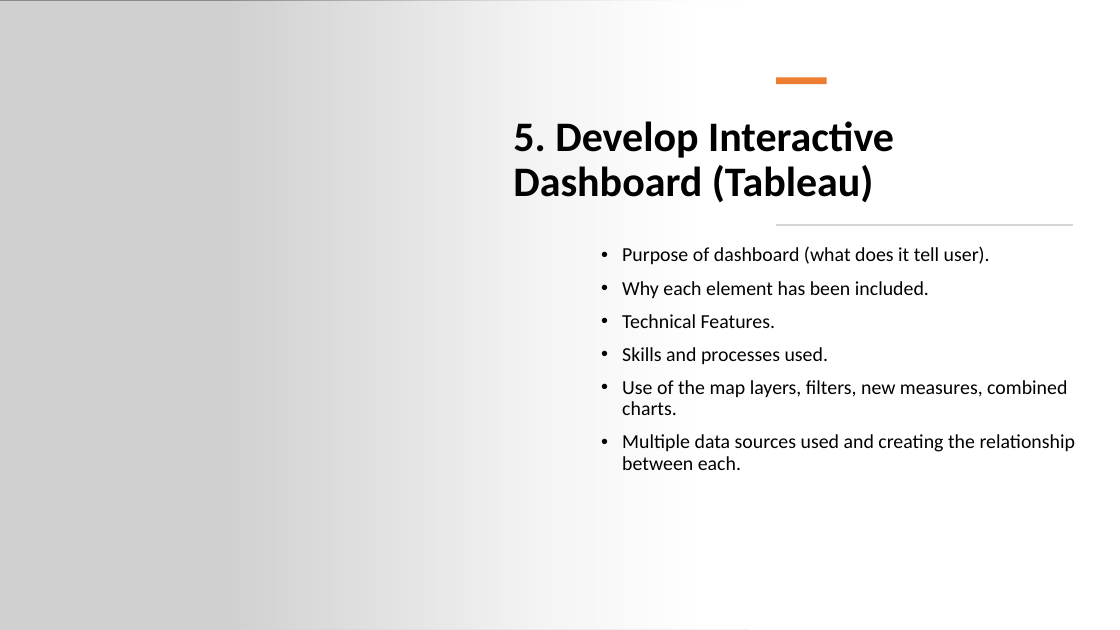
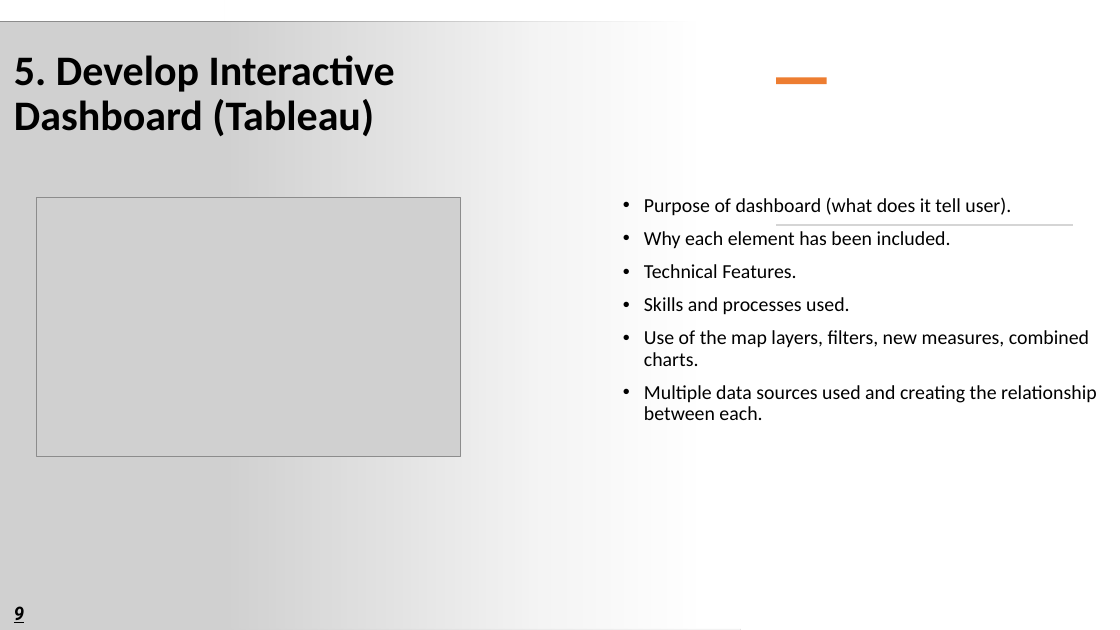
Before and after one commit to shwetajain1022/Project-4, a slide deck: slide 9 of Presentation/Proj4_presentation.pptx. Drawn at 1120x630 pixels with LibreOffice and Linux fonts; fonts in the diff are those of the drawing; grey boxes stand for pictures. Boxes give left, top, right and bottom in pixels: in the first picture for what was removed or moved away, otherwise in the second. Text is boxed around its words. In the diff, an @@ line names an element or a change of style, - is before the commit and + after.

```diff
--- a/Presentation/Proj4_presentation.pptx
+++ b/Presentation/Proj4_presentation.pptx
@@ picture: place and size @@
-picture at box(0, 0, 748, 630)
+picture at box(0, 22, 741, 630)
@@ title "5. Develop Interactive Dashboard (Tableau)": place and size @@
-title "5. Develop Interactive Dashboard (Tableau)" at box(513, 121, 894, 202)
+title "5. Develop Interactive Dashboard (Tableau)" at box(14, 55, 395, 136)
@@ picture added at box(37, 197, 461, 456) @@
@@ text "Purpose of dashboard (what does ...": place and size @@
-text "Purpose of dashboard (what does ..." at box(622, 246, 1076, 470)
+text "Purpose of dashboard (what does ..." at box(644, 197, 1097, 420)
@@ page number added at box(14, 606, 24, 623), 16 pt, text #000000, bold, italic, underline @@
+9
```
Also in this commit, not shown: 12 other slides changed.
